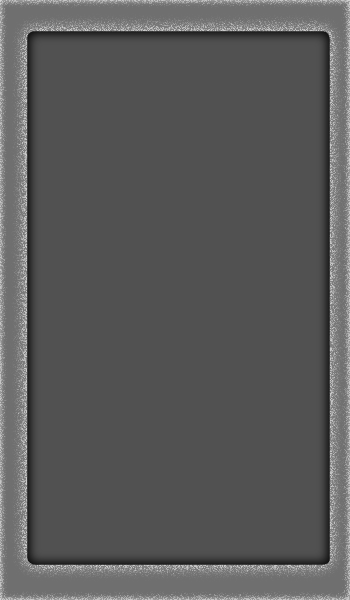
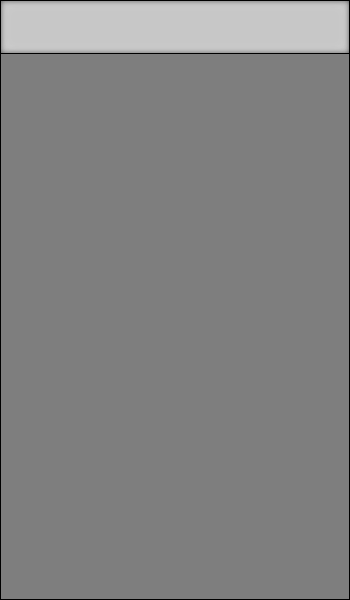
Layered file, before and after one edit (w=350, h=600). Changes by layer:
painted on "Paint Layer 4" (1st of 2) over box(0, 0, 350, 600)
removed group "Group 3" (2 layers) over box(0, 0, 350, 600)
hid "Paint Layer 2", moved it out of group "Group 3", painted on it over box(0, 0, 350, 576)
hid "Paint Layer 1", moved it out of group "Group 3", painted on it over box(0, 0, 350, 600)
added layer "Paint Layer 3" above "Paint Layer 4" over box(0, 0, 350, 64)
added layer "Paint Layer 4" (2nd of 2) above "Background" over box(0, 0, 350, 600)
